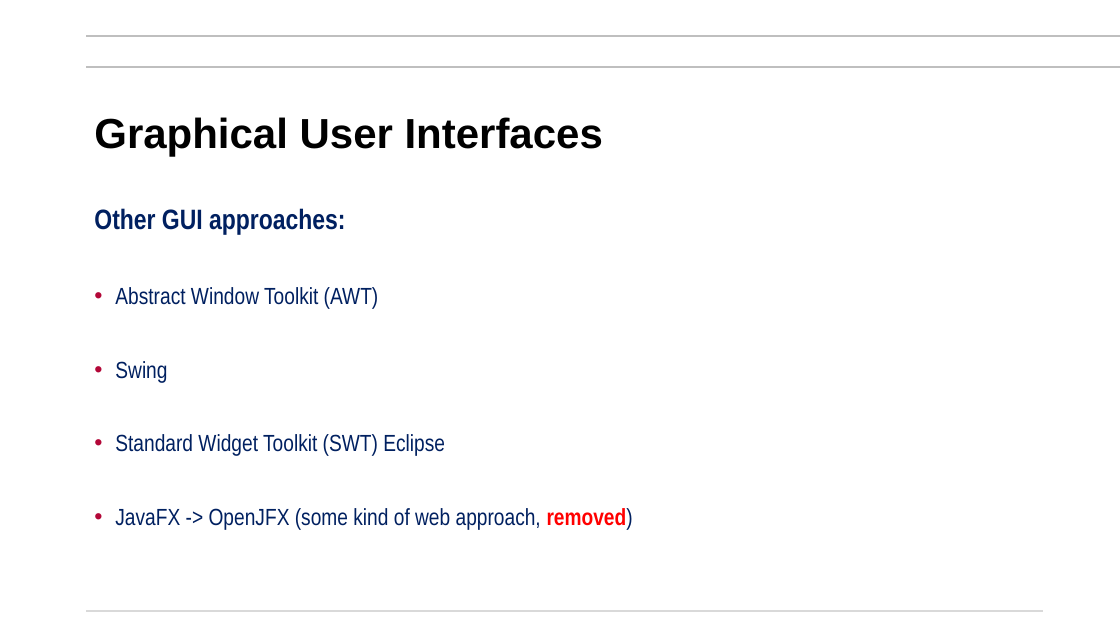
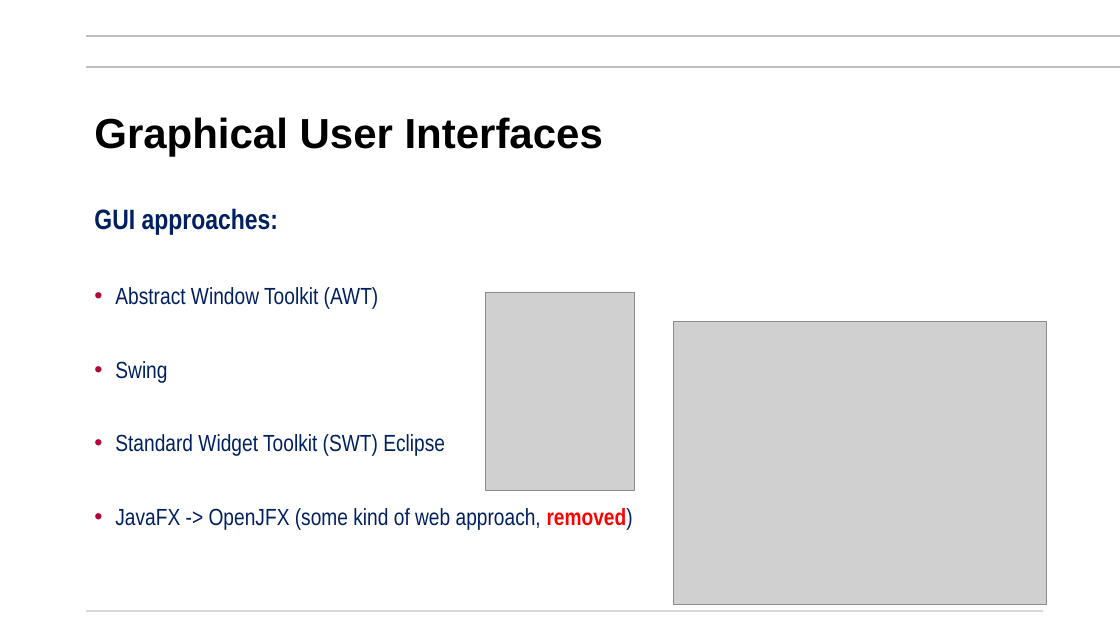
Before and after one commit to mikegrace2/CSEN160-Fall2026-Course-Website, a slide deck: slide 5 of lectures/Week03_UMLAWTSwingGraphics/2_SwingAWTEventsGraphics2D_V4.pptx. Drawn at 1120x630 pixels with LibreOffice and Linux fonts; fonts in the diff are those of the drawing; grey boxes stand for pictures; background and template pictures are left out. Boxes give left, top, right and bottom in pixels: in the first picture for what was removed or moved away, otherwise in the second. Text is boxed around its words. In the diff, an @@ line names an element or a change of style, - is before the commit and + after.

```diff
--- a/lectures/Week03_UMLAWTSwingGraphics/2_SwingAWTEventsGraphics2D_V4.pptx
+++ b/lectures/Week03_UMLAWTSwingGraphics/2_SwingAWTEventsGraphics2D_V4.pptx
@@ text at [94,208,278,235]: text changed @@
-Other GUI approaches:
+GUI approaches:
@@ picture added at [486,292,634,491] @@
@@ picture added at [674,322,1047,605] @@
```
Also in this commit, not shown: 2 other slides changed, 5 other files.
